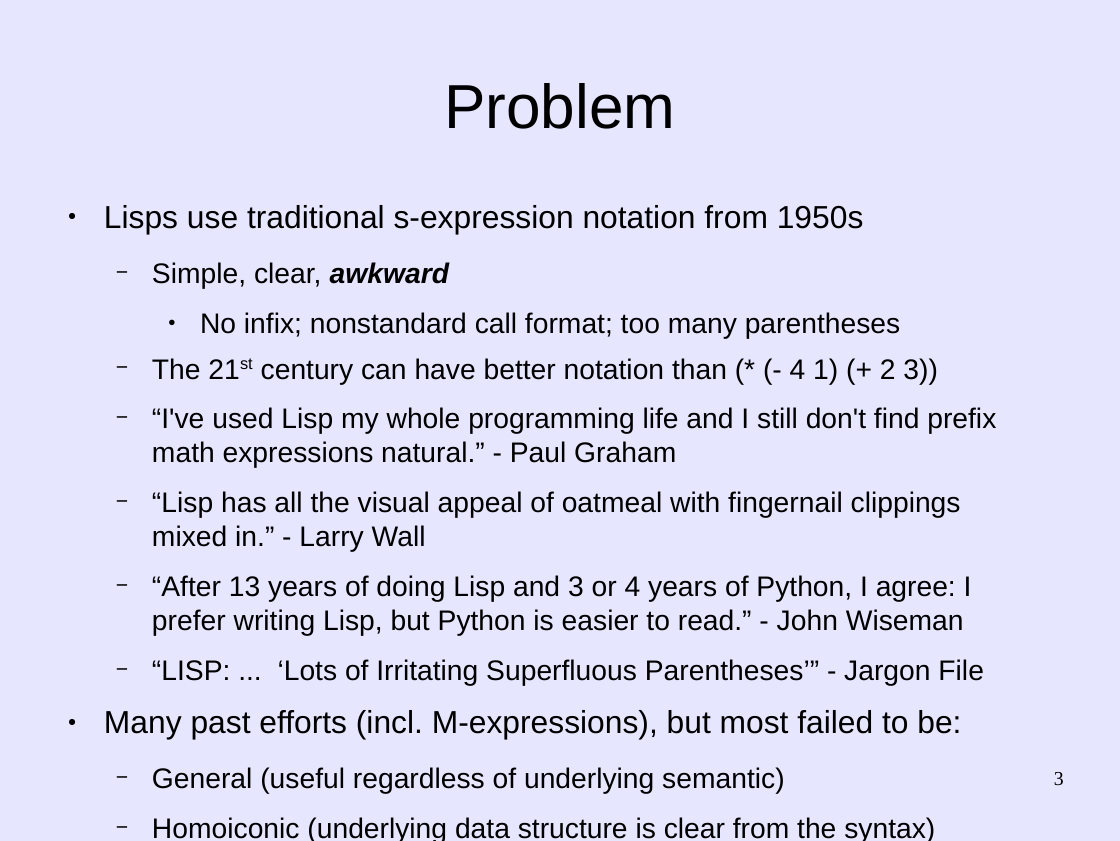
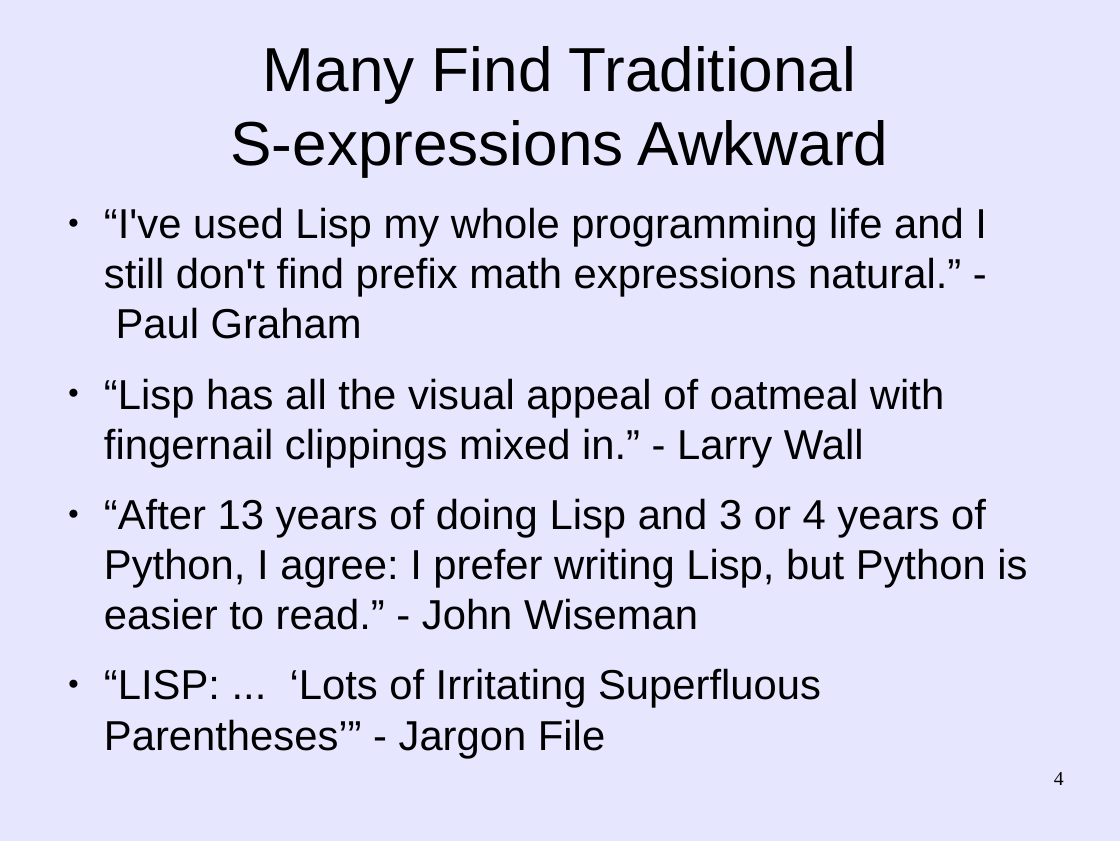
Before and after one commit to martin12333/Readable-Lisp-S-expressions, a slide deck: slide 4 of readable-s-expressions.odp (slide 3 before the commit). Drawn at 1120x841 pixels with LibreOffice and Linux fonts; fonts in the diff are those of the drawing. Boxes give left, top, right and bottom in pixels: in the first picture for what was removed or moved away, otherwise in the second. Text is boxed around its words. In the diff, an @@ line names an element or a change of style, - is before the commit and + after.

Commit message:
readable-s-expressions.odp: Refinements suggested by Arne Babenhauserheide
  - Modified .odp presentation, based on refinements suggested by
    Arne Babenhauserheide.  The .odp isn't the same as Arne's, but
    it splits the material into more slides, and uses some formats
    he suggested.

```diff
--- a/readable-s-expressions.odp
+++ b/readable-s-expressions.odp
@@ title at <box>231,46,889,177</box>: text changed @@
-Problem
+Many Find Traditional
+S‑expressions Awkward
@@ text "“I've used Lisp my whole ..." at <box>104,207,1027,708</box>: size 20 to 29.6 pt; bullet − to ●; list level 2 to 1 in "“I've used Lisp my whole ..."; list level 2 to 1 in "“Lisp has all the visual ..."; list level 2 to 1 in "“After 13 years of doing ..."; list level 2 to 1 in "“LISP: ... ‘Lots of Irritating ..." @@
@@ text at <box>104,205,938,384</box>: paragraphs removed @@
-● Lisps use traditional s-expression notation from 1950s
-  − Simple, clear, awkward
-    ● No infix; nonstandard call format; too many parentheses
-  − The 21st century can have better notation than (* (- 4 1) (+ 2 3))
@@ text at <box>104,710,961,794</box>: paragraphs removed @@
-● Many past efforts (incl. M-expressions), but most failed to be:
-  − General (useful regardless of underlying semantic)
-  − Homoiconic (underlying data structure is clear from the syntax)
@@ page number at <box>1054,772,1064,785</box>: text changed @@
-3
+4
```
Also in this commit, not shown: 7 other slides changed, 4 slides added.
